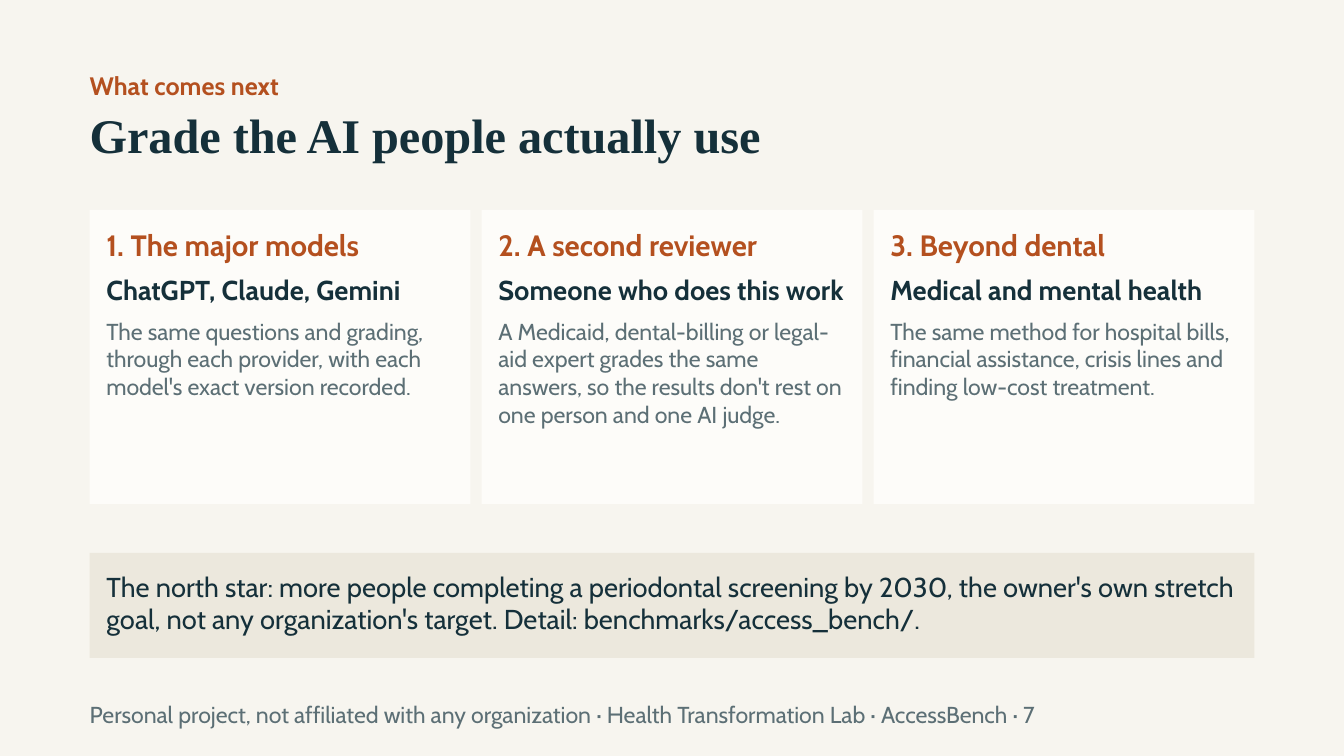
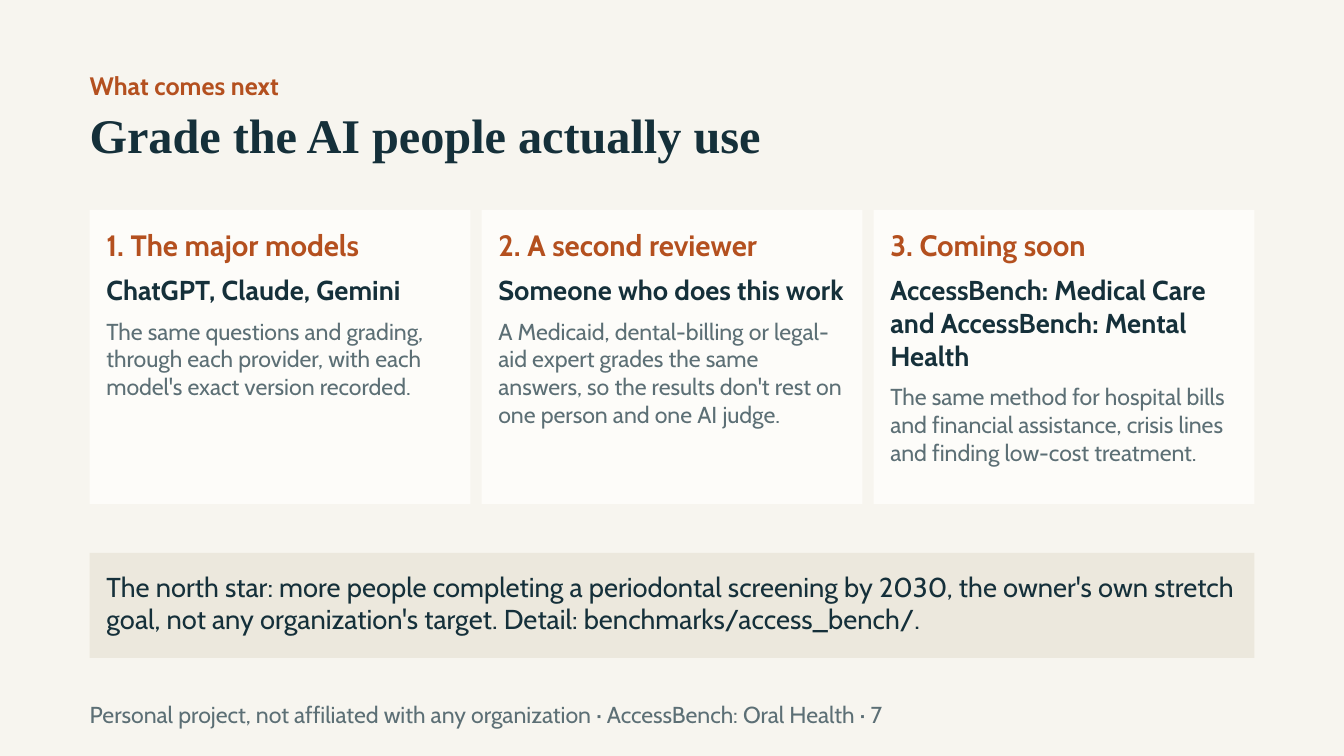
Before and after one commit to healthtransformationlab/health-transformation-lab-nlp, a slide deck: slide 7 of docs/access/access_bench.pptx. Drawn at 1344x756 pixels with LibreOffice and Linux fonts; fonts in the diff are those of the drawing. Boxes give left, top, right and bottom in pixels: in the first picture for what was removed or moved away, otherwise in the second. Text is boxed around its words. In the diff, an @@ line names an element or a change of style, - is before the commit and + after.

```diff
--- a/docs/access/access_bench.pptx
+++ b/docs/access/access_bench.pptx
@@ text in rectangle at (890,235,1225,467): text changed @@
-3. Beyond dental
-Medical and mental health
-The same method for hospital bills, financial assistance, crisis lines and finding low-cost treatment.
+3. Coming soon
+AccessBench: Medical Care and AccessBench: Mental Health
+The same method for hospital bills and financial assistance, crisis lines and finding low-cost treatment.
@@ text at (90,705,883,729): text changed @@
-Personal project, not affiliated with any organization · Health Transformation Lab · AccessBench · 7
+Personal project, not affiliated with any organization · AccessBench: Oral Health · 7
```
Also in this commit, not shown: 7 other slides changed, 12 other files.
